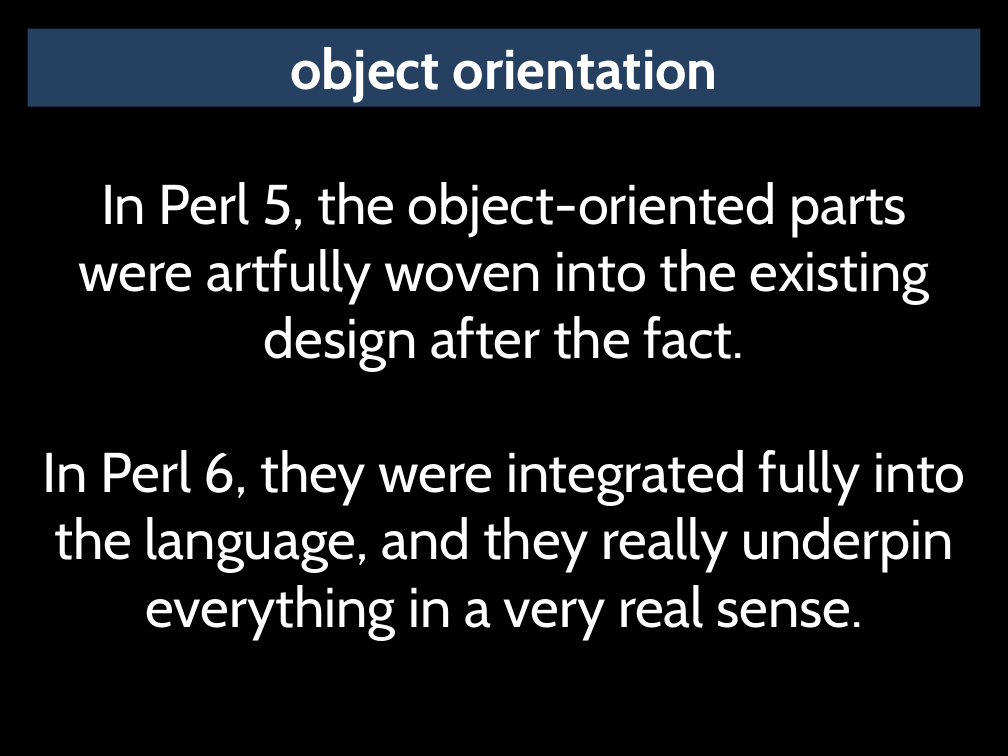
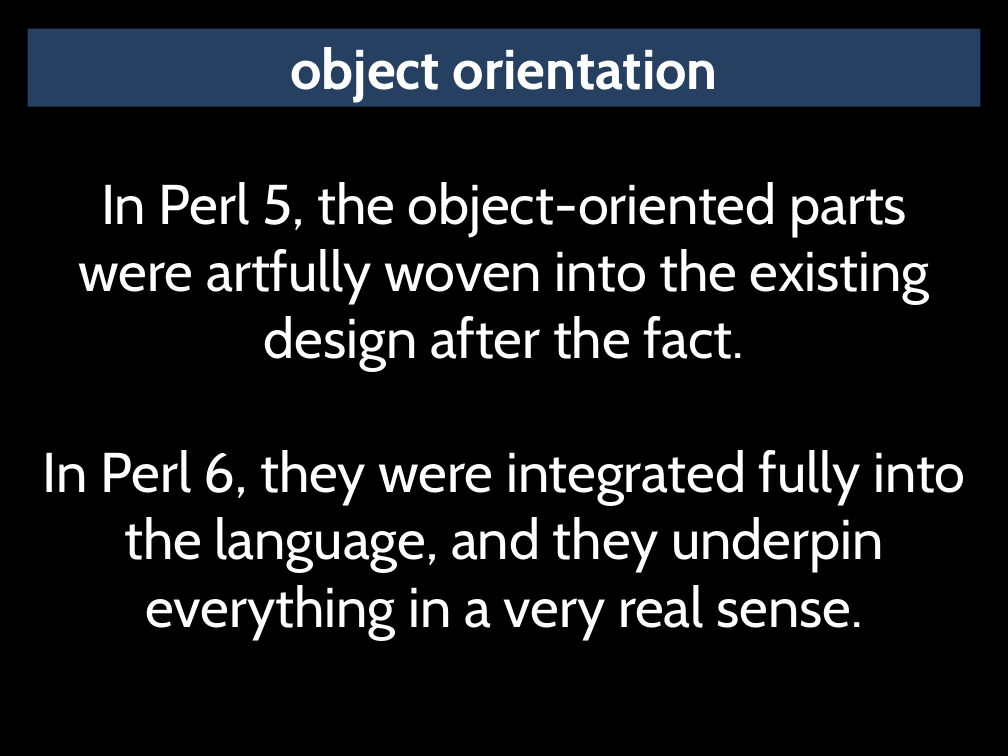
Before and after one commit to masak/talks, a slide deck: slide 26 of czpw-2014-pride-envy/talk.pptx (slide 25 before the commit). Drawn at 1008x756 pixels with LibreOffice and Linux fonts; fonts in the diff are those of the drawing. Boxes give left, top, right and bottom in pixels: in the first picture for what was removed or moved away, otherwise in the second. Text is boxed around its words. In the diff, an @@ line names an element or a change of style, - is before the commit and + after.

```diff
--- a/czpw-2014-pride-envy/talk.pptx
+++ b/czpw-2014-pride-envy/talk.pptx
@@ text at box(43, 450, 965, 639): text changed @@
-In Perl 6, they were integrated fully into the language, and they really underpin everything in a very real sense.
+In Perl 6, they were integrated fully into the language, and they underpin everything in a very real sense.
```
Also in this commit, not shown: 12 other slides changed, 5 slides added.
